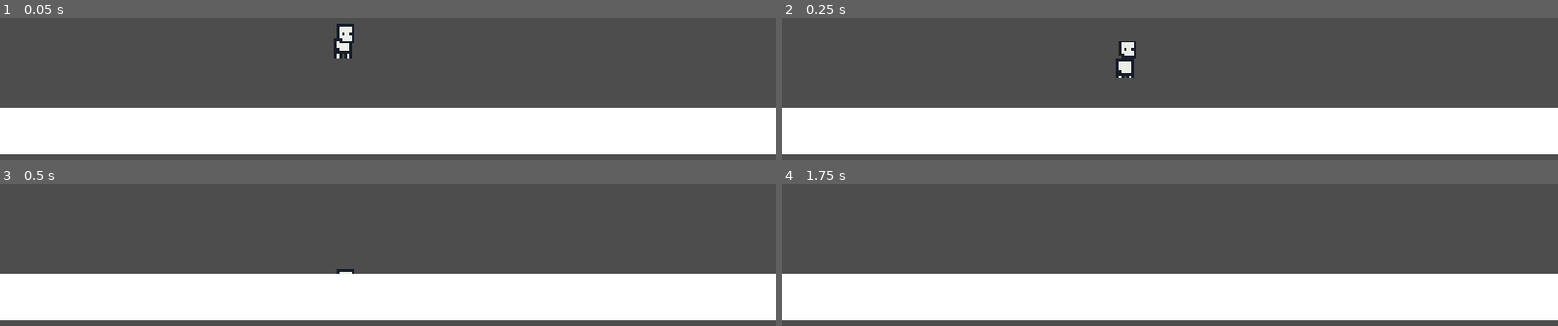
Above: before the commit, frames 1-4 (two rows, left to right).
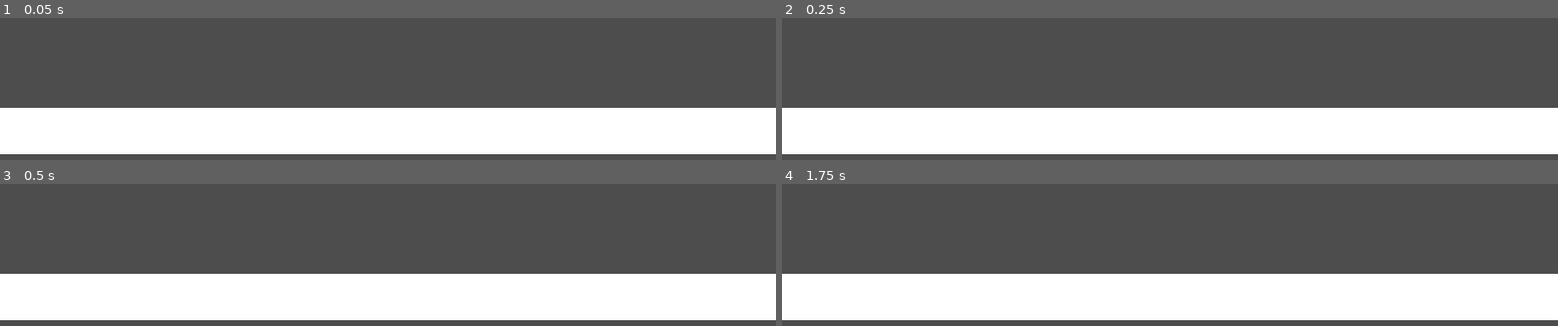
Above: after the commit, the same moments.

Repository: kulemarius/garden-game
Game: Godot game, scene res://scenes/main_scene.tscn
Same seed, same stepped clock (60 frames per second), same inputs: the game is played once before the commit and once after it.
Inputs:
- Up to frame 1 (0.05 s): no input
- Up to frame 2 (0.25 s): no input
- Up to frame 3 (0.5 s): no input
- Up to frame 4 (1.75 s): hold D (Right) from 0.53 s (still down); tap Enter at 1.25 s

The runs differ from the first frame. In frame 1, 0.6% of the frame differs, in the area x 43-46%, y 4-29%; in frame 2, 0.6%, in the area x 43-46%, y 16-43%; in frame 3, less than 0.1%; in frame 4, nothing differs.

Commit message:
deleted player_prefab

Diff:
--- a/prefabs/player_prefab.tscn
+++ /dev/null
@@ -1,90 +0,0 @@
-[gd_scene format=3 uid="uid://cl3s2yiiqq53p"]
-
-[ext_resource type="Texture2D" uid="uid://blb8i0ia7vbua" path="res://sprites/characters/player_spritesheet.png" id="1_2am2i"]
-[ext_resource type="Script" uid="uid://d20oflrg0jyya" path="res://scripts/main/player_movement.gd" id="1_f35xb"]
-
-[sub_resource type="AtlasTexture" id="AtlasTexture_f35xb"]
-atlas = ExtResource("1_2am2i")
-region = Rect2(0, 0, 16, 16)
-
-[sub_resource type="AtlasTexture" id="AtlasTexture_gtmlq"]
-atlas = ExtResource("1_2am2i")
-region = Rect2(16, 0, 16, 16)
-
-[sub_resource type="AtlasTexture" id="AtlasTexture_s0qab"]
-atlas = ExtResource("1_2am2i")
-region = Rect2(32, 0, 16, 16)
-
-[sub_resource type="AtlasTexture" id="AtlasTexture_plrjv"]
-atlas = ExtResource("1_2am2i")
-region = Rect2(48, 0, 16, 16)
-
-[sub_resource type="AtlasTexture" id="AtlasTexture_s8a6w"]
-atlas = ExtResource("1_2am2i")
-region = Rect2(64, 0, 16, 16)
-
-[sub_resource type="AtlasTexture" id="AtlasTexture_ea84x"]
-atlas = ExtResource("1_2am2i")
-region = Rect2(80, 0, 16, 16)
-
-[sub_resource type="AtlasTexture" id="AtlasTexture_8c5yi"]
-atlas = ExtResource("1_2am2i")
-region = Rect2(96, 0, 16, 16)
-
-[sub_resource type="AtlasTexture" id="AtlasTexture_f2yx8"]
-atlas = ExtResource("1_2am2i")
-region = Rect2(112, 0, 16, 16)
-
-[sub_resource type="SpriteFrames" id="SpriteFrames_3xd07"]
-animations = [{
-"frames": [{
-"duration": 1.0,
-"texture": SubResource("AtlasTexture_f35xb")
-}, {
-"duration": 1.0,
-"texture": SubResource("AtlasTexture_gtmlq")
-}, {
-"duration": 1.0,
-"texture": SubResource("AtlasTexture_s0qab")
-}, {
-"duration": 1.0,
-"texture": SubResource("AtlasTexture_plrjv")
-}],
-"loop": 1,
-"name": &"Idle",
-"speed": 10.0
-}, {
-"frames": [{
-"duration": 1.0,
-"texture": SubResource("AtlasTexture_s8a6w")
-}, {
-"duration": 1.0,
-"texture": SubResource("AtlasTexture_ea84x")
-}, {
-"duration": 1.0,
-"texture": SubResource("AtlasTexture_8c5yi")
-}, {
-"duration": 1.0,
-"texture": SubResource("AtlasTexture_f2yx8")
-}],
-"loop": 1,
-"name": &"Walk",
-"speed": 8.0
-}]
-
-[sub_resource type="RectangleShape2D" id="RectangleShape2D_3xd07"]
-size = Vector2(32, 52)
-
-[node name="PlayerPrefab" type="CharacterBody2D" unique_id=1566981882]
-script = ExtResource("1_f35xb")
-
-[node name="AnimatedSprite2D" type="AnimatedSprite2D" parent="." unique_id=361587286]
-scale = Vector2(4, 4)
-sprite_frames = SubResource("SpriteFrames_3xd07")
-animation = &"Idle"
-frame = 3
-frame_progress = 0.70980024
-
-[node name="CollisionShape2D" type="CollisionShape2D" parent="." unique_id=791976516]
-position = Vector2(0, 6)
-shape = SubResource("RectangleShape2D_3xd07")
--- a/scenes/main_scene.tscn
+++ b/scenes/main_scene.tscn
@@ -1,15 +1,10 @@
 [gd_scene format=3 uid="uid://bnehsoes3ata4"]
-
-[ext_resource type="PackedScene" uid="uid://cl3s2yiiqq53p" path="res://prefabs/player_prefab.tscn" id="1_w2twt"]
 
 [sub_resource type="BoxMesh" id="BoxMesh_3xd07"]
 
 [sub_resource type="RectangleShape2D" id="RectangleShape2D_3xd07"]
 
 [node name="MainScene" type="Node2D" unique_id=58606181]
-
-[node name="PlayerPrefab" parent="." unique_id=1566981882 instance=ExtResource("1_w2twt")]
-position = Vector2(511, 423)
 
 [node name="Area2D" type="Area2D" parent="." unique_id=59539068]
 position = Vector2(528.00006, 563.00006)
